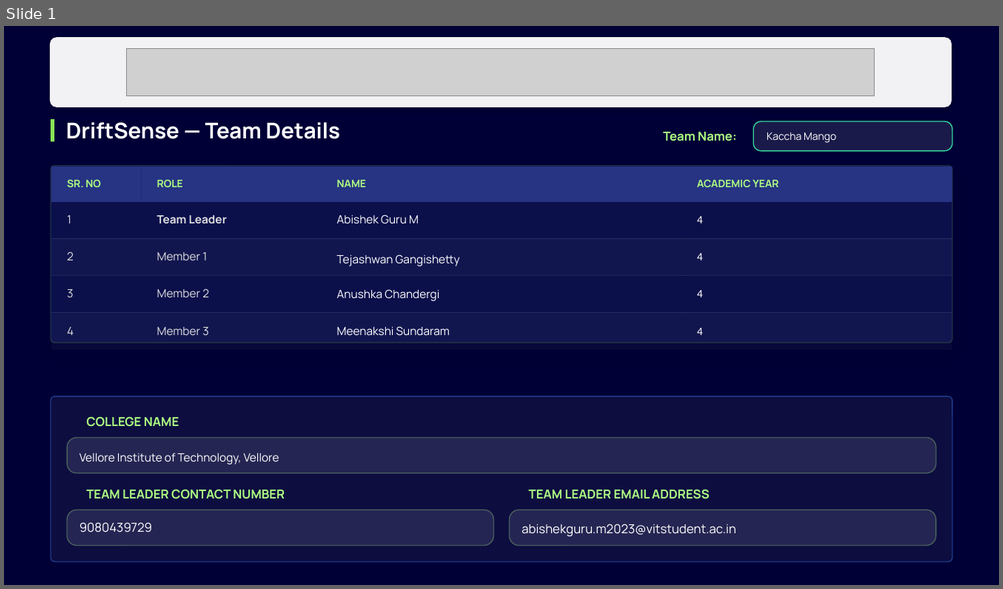
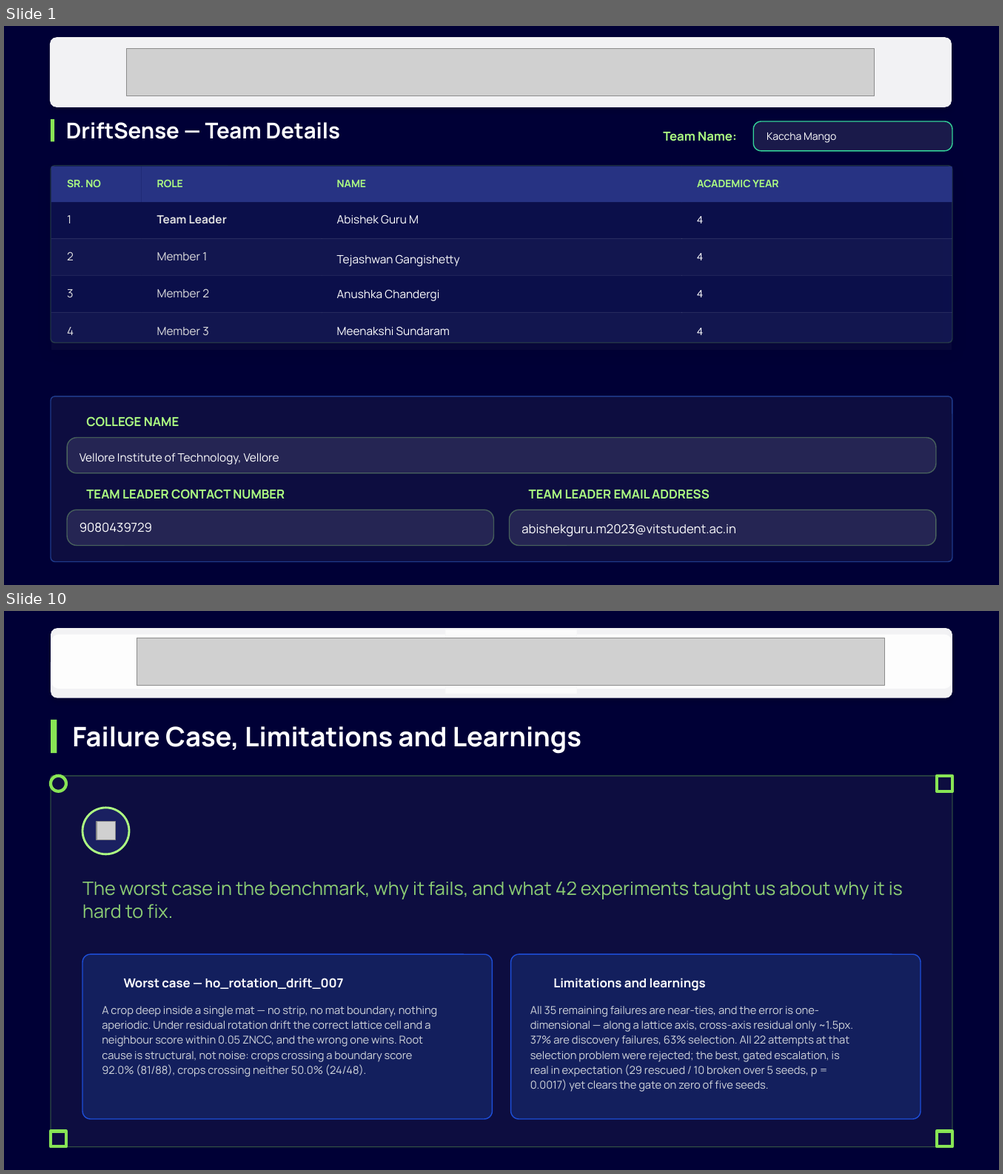
Before and after one commit to teja120805-cyber/Semicon-26---Kacha-Mango, a slide deck: Kaccha Mango_PS02.pptx. Shown one above the other, each under a label of ours: slide 1 before the commit, slides 1 and 10 after it; the slides between them are not shown. The pictures are 1003x589 and 1003x1174 pixels, drawn with LibreOffice and Linux fonts; fonts in the diff are those of the drawing; grey boxes stand for pictures; background and template pictures are left out; a plain dark background stands for a picture behind light text. Boxes give left, top, right and bottom in pixels: in the first picture for what was removed or moved away, otherwise in the second. Text is boxed around its words. In the diff, an @@ line names an element or a change of style, - is before the commit and + after.

```diff
--- a/Kaccha Mango_PS02.pptx
+++ b/Kaccha Mango_PS02.pptx
@@ slide 10 added at box(4, 611, 999, 1170), background picture (left out); not listed: 1 template element that a slide beside it also shows @@
@@ rectangle added at box(4, 611, 999, 1170), fill #000036 @@
@@ rounded rectangle added at box(51, 628, 951, 698), fill #FFFFFF at 95% opacity @@
@@ picture added at box(445, 629, 576, 694) @@
@@ rounded rectangle added at box(51, 634, 951, 689), fill #FFFFFF at 95% opacity @@
@@ picture added at box(136, 638, 885, 686) @@
@@ rectangle added at box(51, 720, 57, 754), fill #88E555 @@
@@ text added at box(72, 726, 581, 754), 26 pt, text #FFFFFF, bold @@
+Failure Case, Limitations and Learnings
@@ rounded rectangle added at box(51, 776, 951, 1147), fill #FFFFFF at 5% opacity, outline #88E555 1 pt @@
@@ rounded rectangle added at box(51, 776, 66, 792), outline #88E555 3 pt @@
@@ rectangle added at box(936, 776, 952, 792), outline #88E555 3 pt @@
@@ ellipse added at box(82, 808, 128, 854), fill #273383 at 50% opacity, outline #AEFF82 2 pt @@
@@ picture added at box(96, 822, 115, 841) @@
@@ text added at box(82, 882, 902, 919), 18 pt, text #AEFF82 at 80% opacity @@
+The worst case in the benchmark, why it fails, and what 42 experiments taught us about why it is hard to fix.
@@ rounded rectangle added at box(82, 955, 492, 1120), fill #1E3A8A at 40% opacity, outline #1D4ED8 1 pt @@
@@ rounded rectangle added at box(511, 955, 920, 1120), fill #1E3A8A at 40% opacity, outline #1D4ED8 1 pt @@
@@ text added at box(124, 978, 344, 989), 12 pt, text #FFFFFF, bold @@
+Worst case — ho_rotation_drift_007
@@ text added at box(553, 978, 706, 991), 12 pt, text #FFFFFF, bold @@
+Limitations and learnings
@@ text added at box(102, 1006, 438, 1077), 10.5 pt, text #D1D5DB @@
+A crop deep inside a single mat — no strip, no mat boundary, nothing aperiodic. Under residual rotation drift the correct lattice cell and a neighbour score within 0.05 ZNCC, and the wrong one wins. Root cause is structural, not noise: crops crossing a boundary score 92.0% (81/88), crops crossing neither 50.0% (24/48).
@@ text added at box(530, 1006, 853, 1092), 10.5 pt, text #D1D5DB @@
+All 35 remaining failures are near-ties, and the error is one-dimensional — along a lattice axis, cross-axis residual only ~1.5px. 37% are discovery failures, 63% selection. All 22 attempts at that selection problem were rejected; the best, gated escalation, is real in expectation (29 rescued / 10 broken over 5 seeds, p = 0.0017) yet clears the gate on zero of five seeds.
@@ rectangle added at box(51, 1132, 66, 1147), outline #88E555 3 pt @@
@@ rectangle added at box(936, 1132, 952, 1147), outline #88E555 3 pt @@
```
Also in this commit, not shown: 8 slides changed, 5 other slides added, 24 other files.
